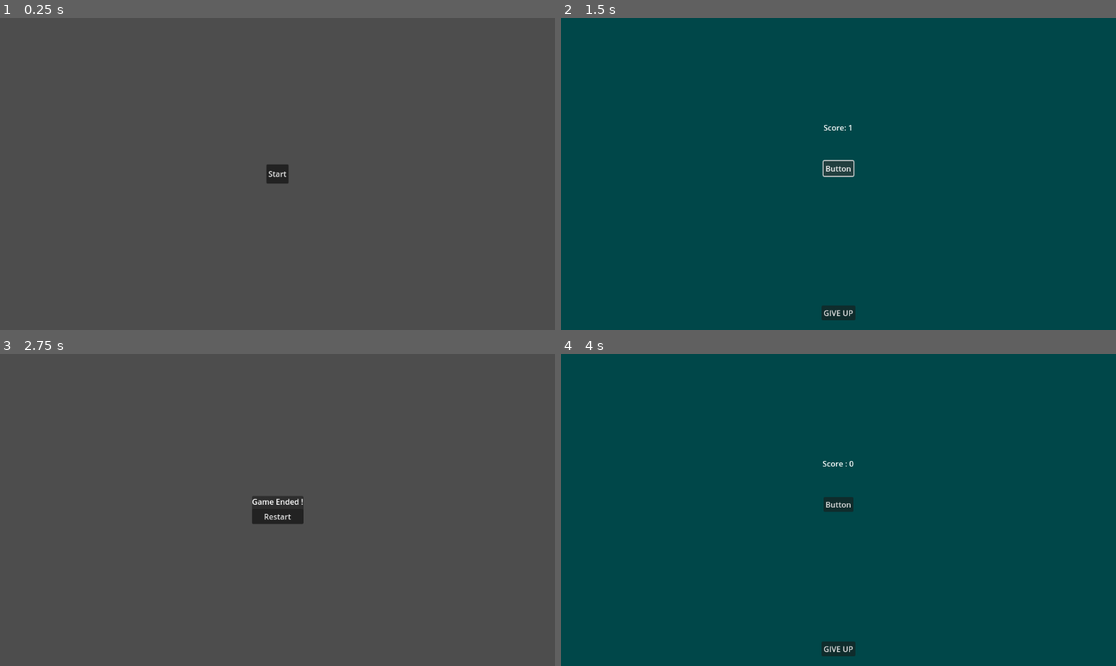
Above: before the commit, frames 1-4 (two rows, left to right).
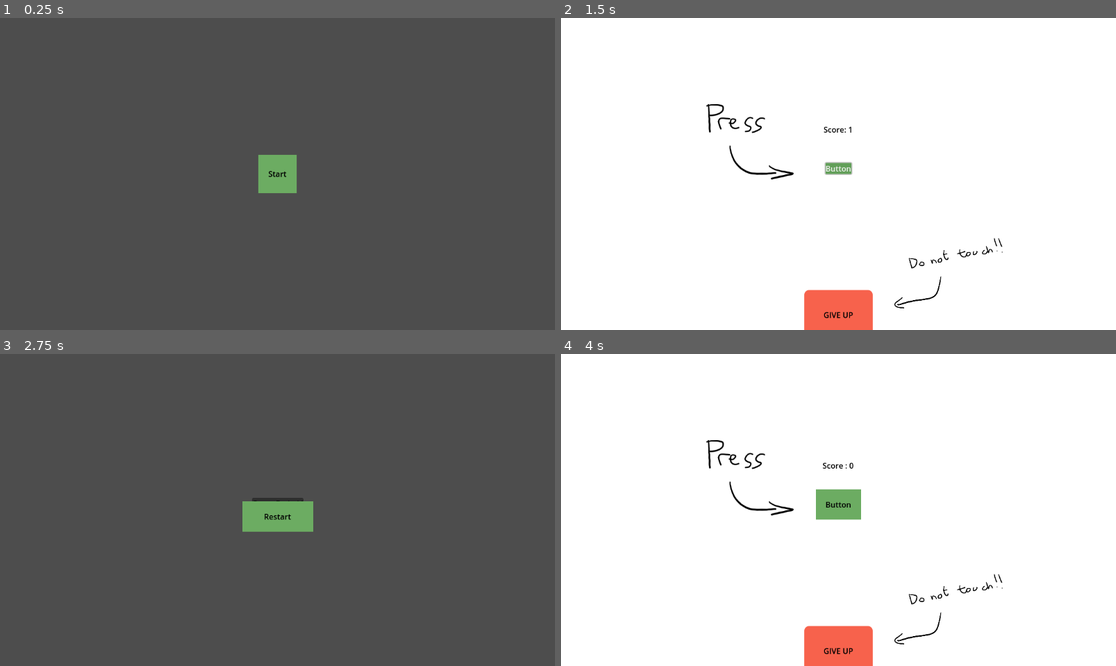
Above: after the commit, the same moments.

Repository: Prakkkmak/Project-Beta
Game: Godot game, scene res://screens/title_screen/title_screen.tscn
Two runs of this game, one before a commit and one after it. Both use one fixed random seed, a clock stepped at 60 frames per second and the inputs below.
Inputs:
- Up to frame 1 (0.25 s): no input
- Up to frame 2 (1.5 s): click "Start" at 0.5 s; click "Button" at 1.25 s
- Up to frame 3 (2.75 s): click "GIVE UP" at 2 s
- Up to frame 4 (4 s): click "Restart" at 2.75 s; click "Start" at 3.5 s

The runs differ from the first frame. In frame 1, 0.8% of the frame differs, in the area x 46-54%, y 43-57%; in frame 2, 100%; in frame 3, 1.3%; in frame 4, 100%, in the area x 0-100%, y 0-100%.

Commit message:
Main canvas

Diff:
--- a/project.godot
+++ b/project.godot
@@ -25,6 +25,16 @@
 gdscript/warnings/unsafe_call_argument=2
 gdscript/warnings/return_value_discarded=1
 
+[file_customization]
+
+folder_colors={
+"res://ressources/": "orange"
+}
+
+[gui]
+
+theme/custom="res://ressources/themes/main_theme.tres"
+
 [input]
 
 button={
--- /dev/null
+++ b/ressources/themes/main_theme.tres
@@ -0,0 +1,21 @@
+[gd_resource type="Theme" load_steps=4 format=3 uid="uid://si0fw54n8opn"]
+
+[sub_resource type="StyleBoxFlat" id="StyleBoxFlat_qd6nn"]
+bg_color = Color(0.386371, 0.623132, 0.349432, 1)
+
+[sub_resource type="StyleBoxFlat" id="StyleBoxFlat_rg8wa"]
+bg_color = Color(0.423529, 0.67451, 0.384314, 1)
+expand_margin_left = 20.0
+expand_margin_top = 20.0
+expand_margin_right = 20.0
+expand_margin_bottom = 20.0
+
+[sub_resource type="StyleBoxFlat" id="StyleBoxFlat_14s2m"]
+bg_color = Color(0.244199, 0.41228, 0.218051, 1)
+
+[resource]
+Button/colors/font_color = Color(0, 0, 0, 1)
+Button/styles/hover = SubResource("StyleBoxFlat_qd6nn")
+Button/styles/normal = SubResource("StyleBoxFlat_rg8wa")
+Button/styles/pressed = SubResource("StyleBoxFlat_14s2m")
+Label/colors/font_color = Color(0, 0, 0, 1)
--- a/scenes/main/main.gd
+++ b/scenes/main/main.gd
@@ -1,5 +1,5 @@
 class_name Main
-extends CanvasLayer
+extends Node
 
 @export_file("*.tscn") var end_screen_file_path: String = "res://screens/end_screen/end_screen.tscn"
 
--- a/scenes/main/main.tscn
+++ b/scenes/main/main.tscn
@@ -1,6 +1,9 @@
-[gd_scene load_steps=4 format=3 uid="uid://b56hrpj2ihat8"]
+[gd_scene load_steps=8 format=3 uid="uid://b56hrpj2ihat8"]
 
 [ext_resource type="Script" path="res://scenes/main/main.gd" id="1_5dvk3"]
+[ext_resource type="Theme" uid="uid://si0fw54n8opn" path="res://ressources/themes/main_theme.tres" id="2_t8fvl"]
+[ext_resource type="Texture2D" uid="uid://dm02teog13ta0" path="res://scenes/main/assets/press.png" id="3_6y7wl"]
+[ext_resource type="Texture2D" uid="uid://c62bewv6lneiv" path="res://scenes/main/assets/donotpress.png" id="4_0lyec"]
 
 [sub_resource type="InputEventAction" id="InputEventAction_r3p2a"]
 action = &"button"
@@ -9,42 +12,53 @@
 [sub_resource type="Shortcut" id="Shortcut_uctu7"]
 events = [SubResource("InputEventAction_r3p2a")]
 
-[node name="Main" type="CanvasLayer"]
+[sub_resource type="StyleBoxFlat" id="StyleBoxFlat_k35ej"]
+bg_color = Color(0.968354, 0.382918, 0.299316, 1)
+corner_radius_top_left = 10
+corner_radius_top_right = 10
+corner_radius_bottom_right = 10
+corner_radius_bottom_left = 10
+expand_margin_left = 40.0
+expand_margin_top = 40.0
+expand_margin_right = 40.0
+expand_margin_bottom = 40.0
+
+[node name="Main" type="Node"]
 script = ExtResource("1_5dvk3")
 
-[node name="PanelContainer" type="PanelContainer" parent="."]
+[node name="GamePanel" type="PanelContainer" parent="."]
 anchors_preset = 15
 anchor_right = 1.0
 anchor_bottom = 1.0
 grow_horizontal = 2
 grow_vertical = 2
 
-[node name="ColorRect" type="ColorRect" parent="PanelContainer"]
+[node name="ColorRect" type="ColorRect" parent="GamePanel"]
 layout_mode = 2
-color = Color(0, 0.279757, 0.284313, 1)
 
-[node name="MarginContainer" type="MarginContainer" parent="PanelContainer"]
+[node name="MarginContainer" type="MarginContainer" parent="GamePanel"]
 layout_mode = 2
 theme_override_constants/margin_left = 20
 theme_override_constants/margin_top = 20
 theme_override_constants/margin_right = 20
 theme_override_constants/margin_bottom = 20
 
-[node name="VBoxContainer" type="VBoxContainer" parent="PanelContainer/MarginContainer"]
+[node name="VBoxContainer" type="VBoxContainer" parent="GamePanel/MarginContainer"]
 layout_mode = 2
 size_flags_vertical = 4
 
-[node name="ScoreLabel" type="Label" parent="PanelContainer/MarginContainer/VBoxContainer"]
+[node name="ScoreLabel" type="Label" parent="GamePanel/MarginContainer/VBoxContainer"]
 unique_name_in_owner = true
 layout_mode = 2
 size_flags_horizontal = 4
+theme = ExtResource("2_t8fvl")
 text = "Score : 0"
 
-[node name="Control" type="Control" parent="PanelContainer/MarginContainer/VBoxContainer"]
+[node name="Control" type="Control" parent="GamePanel/MarginContainer/VBoxContainer"]
 custom_minimum_size = Vector2(0, 50)
 layout_mode = 2
 
-[node name="MainButton" type="Button" parent="PanelContainer/MarginContainer/VBoxContainer"]
+[node name="MainButton" type="Button" parent="GamePanel/MarginContainer/VBoxContainer"]
 unique_name_in_owner = true
 layout_mode = 2
 size_flags_horizontal = 4
@@ -52,13 +66,23 @@
 shortcut = SubResource("Shortcut_uctu7")
 text = "Button"
 
-[node name="Control2" type="Control" parent="PanelContainer/MarginContainer/VBoxContainer"]
+[node name="Control2" type="Control" parent="GamePanel/MarginContainer/VBoxContainer"]
 custom_minimum_size = Vector2(0, 100)
 layout_mode = 2
 
-[node name="GiveUpButton" type="Button" parent="PanelContainer/MarginContainer"]
+[node name="GiveUpButton" type="Button" parent="GamePanel/MarginContainer"]
 unique_name_in_owner = true
 layout_mode = 2
 size_flags_horizontal = 4
 size_flags_vertical = 8
+theme_override_styles/normal = SubResource("StyleBoxFlat_k35ej")
 text = "GIVE UP"
+
+[node name="Press" type="Sprite2D" parent="."]
+position = Vector2(392, 256)
+texture = ExtResource("3_6y7wl")
+
+[node name="Donotpress" type="Sprite2D" parent="."]
+position = Vector2(808, 528)
+scale = Vector2(0.345161, 0.345161)
+texture = ExtResource("4_0lyec")
--- /dev/null
+++ b/screens/leaderboard_screen/leaderboard_screen.gd
@@ -0,0 +1,20 @@
+extends CanvasLayer
+
+@export var base_url: String = "https://luxuriant-longhaired-silk.glitch.me"
+@export var player_score_scene: PlayerScore
+
+
+@onready var http_request: HTTPRequest = $HTTPRequest
+
+
+func _ready() -> void:
+	_load_leaderboard()
+
+
+func _load_leaderboard() -> void:
+	http_request.request(base_url + "/leaderboard")
+	http_request.request_completed.connect(_on_request_completed)
+
+
+func _on_request_completed(result: int, response_code: int, headers: PackedStringArray, body: PackedByteArray) -> void:
+	print(JSON.parse_string(body.get_string_from_utf8()))
--- /dev/null
+++ b/screens/leaderboard_screen/leaderboard_screen.tscn
@@ -0,0 +1,26 @@
+[gd_scene load_steps=3 format=3 uid="uid://lk264msiyf18"]
+
+[ext_resource type="Script" path="res://screens/leaderboard_screen/leaderboard_screen.gd" id="1_qtv5c"]
+[ext_resource type="PackedScene" uid="uid://omuui48sk7tt" path="res://screens/leaderboard_screen/player_score/leaderboard_screen.tscn" id="2_ytt2c"]
+
+[node name="LeaderboardScreen" type="CanvasLayer"]
+script = ExtResource("1_qtv5c")
+
+[node name="HTTPRequest" type="HTTPRequest" parent="."]
+
+[node name="PanelContainer" type="PanelContainer" parent="."]
+offset_right = 40.0
+offset_bottom = 40.0
+
+[node name="MarginContainer" type="MarginContainer" parent="PanelContainer"]
+layout_mode = 2
+theme_override_constants/margin_left = 10
+theme_override_constants/margin_top = 10
+theme_override_constants/margin_right = 10
+theme_override_constants/margin_bottom = 10
+
+[node name="VBoxContainer" type="VBoxContainer" parent="PanelContainer/MarginContainer"]
+layout_mode = 2
+
+[node name="PlayerScore" parent="PanelContainer/MarginContainer/VBoxContainer" instance=ExtResource("2_ytt2c")]
+layout_mode = 2
--- /dev/null
+++ b/screens/leaderboard_screen/player_score/leaderboard_screen.gd
@@ -0,0 +1,11 @@
+class_name PlayerScore
+extends HBoxContainer
+
+@onready var player_position_label: Label = %PlayerPositionLabel
+@onready var player_name_label: Label = %PlayerNameLabel
+@onready var player_score_label: Label = %PlayerScoreLabel
+
+func fill_score(position: int, name: String, score: int) -> void:
+	player_position_label.text = str(position)
+	player_name_label.text = name
+	player_score_label.text = str(score)
--- /dev/null
+++ b/screens/leaderboard_screen/player_score/leaderboard_screen.tscn
@@ -0,0 +1,28 @@
+[gd_scene load_steps=2 format=3 uid="uid://omuui48sk7tt"]
+
+[ext_resource type="Script" path="res://screens/leaderboard_screen/player_score/leaderboard_screen.gd" id="1_e1cos"]
+
+[node name="PlayerScore" type="HBoxContainer"]
+script = ExtResource("1_e1cos")
+
+[node name="PlayerPositionLabel" type="Label" parent="."]
+unique_name_in_owner = true
+custom_minimum_size = Vector2(50, 0)
+layout_mode = 2
+text = "10"
+
+[node name="PlayerNameLabel" type="Label" parent="."]
+unique_name_in_owner = true
+layout_mode = 2
+text = "George"
+
+[node name="Space" type="Control" parent="."]
+custom_minimum_size = Vector2(40, 0)
+layout_mode = 2
+size_flags_horizontal = 3
+
+[node name="PlayerScoreLabel" type="Label" parent="."]
+unique_name_in_owner = true
+layout_mode = 2
+size_flags_horizontal = 8
+text = "45548"
Binary file added: scenes/main/assets/donotpress.png
Not shown, added: scenes/main/assets/donotpress.png.import
Binary file added: scenes/main/assets/press.png
Not shown, added: scenes/main/assets/press.png.import
